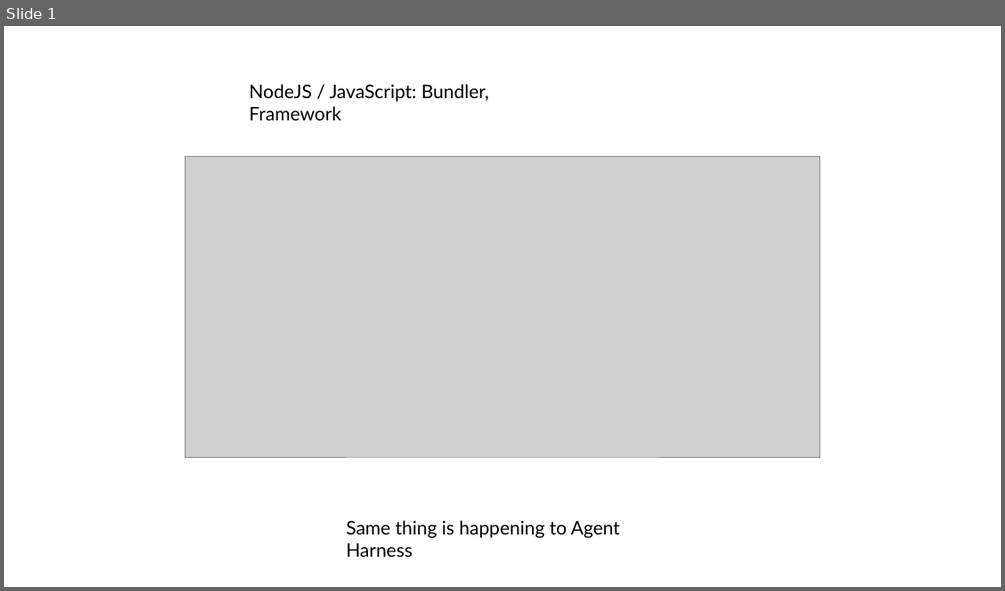
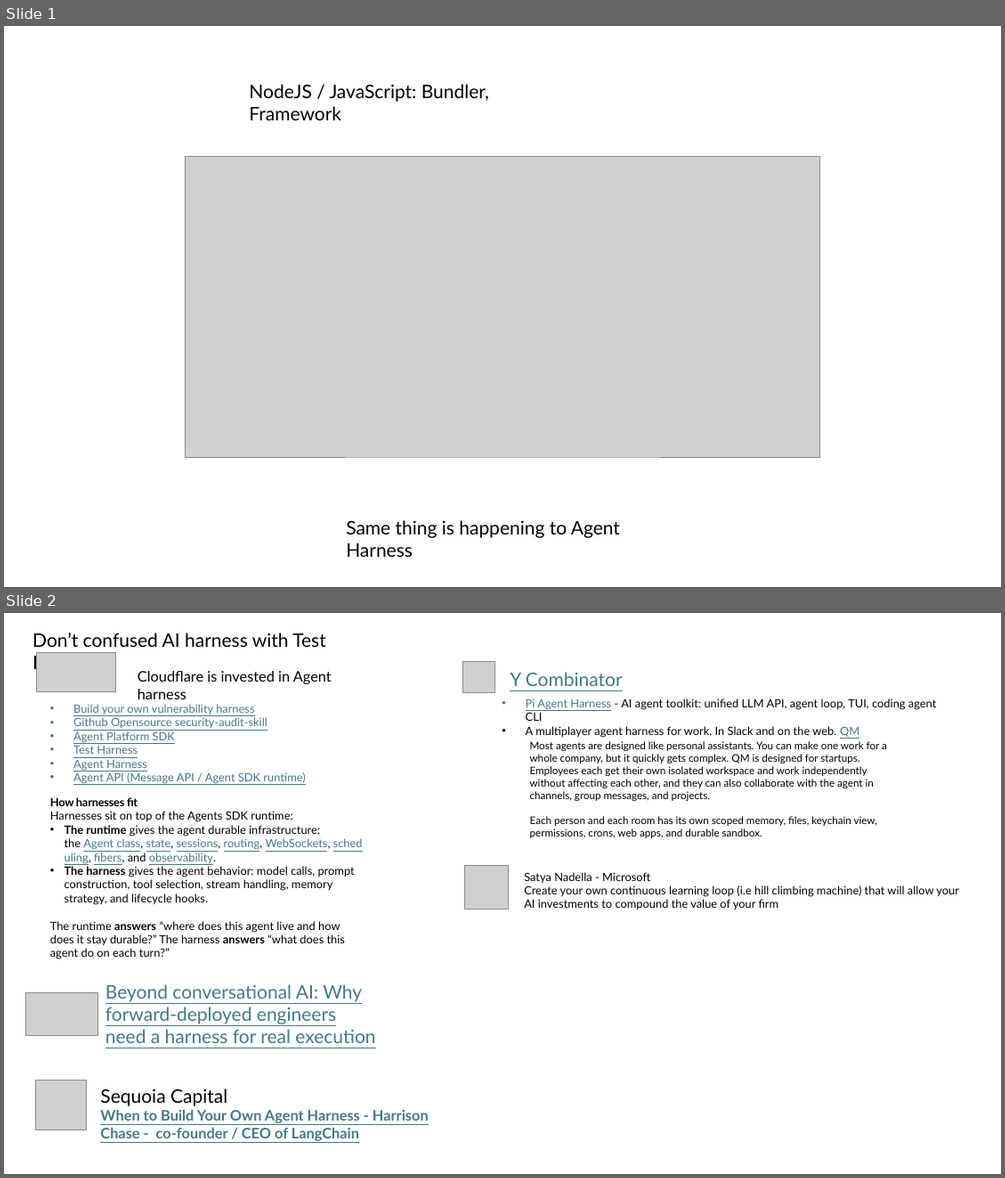
Before and after one commit to carlosmarte/knowledge-base-documentation, a slide deck: conference-presentations/agent-harness-sdks/LDE Agent SDK and Custom Agent Harness.pptx. Shown one above the other, each under a label of ours: slide 1 before the commit, slides 1 and 2 after it. The pictures are 1005x591 and 1005x1178 pixels, drawn with LibreOffice and Linux fonts; fonts in the diff are those of the drawing; grey boxes stand for pictures. Boxes give left, top, right and bottom in pixels: in the first picture for what was removed or moved away, otherwise in the second. Text is boxed around its words. In the diff, an @@ line names an element or a change of style, - is before the commit and + after.

```diff
--- a/conference-presentations/agent-harness-sdks/LDE Agent SDK and Custom Agent Harness.pptx
+++ b/conference-presentations/agent-harness-sdks/LDE Agent SDK and Custom Agent Harness.pptx
@@ slide 2 added at box(4, 613, 1001, 1174), background #FFFFFF @@
@@ text added at box(32, 633, 326, 674), 18 pt, text #000000 @@
+Don’t confused AI harness with Test Harness
@@ picture added at box(37, 653, 115, 691) @@
@@ picture added at box(463, 661, 494, 692) @@
@@ text added at box(138, 671, 332, 699), 14 pt, text #000000 @@
+Cloudflare is invested in Agent harness
@@ text added at box(510, 672, 623, 686), 18 pt, text #467886, underline @@
+Y Combinator
@@ text added at box(73, 704, 305, 784), 11 pt, text #467886, underline @@
+• Build your own vulnerability harness
+• Github Opensource security-audit-skill
+• Agent Platform SDK
+• Test Harness
+• Agent Harness
+• Agent API (Message API / Agent SDK runtime)
@@ text added at box(526, 698, 936, 738), 11 pt, text #000000 @@
+• Pi Agent Harness - AI agent toolkit: unified LLM API, agent loop, TUI, coding agent CLI
+• A multiplayer agent harness for work. In Slack and on the web. QM
@@ text added at box(530, 741, 887, 838), 10 pt, text #000000 @@
+Most agents are designed like personal assistants. You can make one work for a whole company, but it quickly gets complex. QM is designed for startups. Employees each get their own isolated workspace and work independently without affecting each other, and they can also collaborate with the agent in channels, group messages, and projects.
+Each person and each room has its own scoped memory, files, keychain view, permissions, crons, web apps, and durable sandbox.
@@ text added at box(50, 797, 355, 959), 11 pt, text #000000 @@
+How harnesses fit
+Harnesses sit on top of the Agents SDK runtime:
+• The runtime gives the agent durable infrastructure: the Agent class, state, sessions, routing, WebSockets, scheduling, fibers, and observability.
+• The harness gives the agent behavior: model calls, prompt construction, tool selection, stream handling, memory strategy, and lifecycle hooks.
+The runtime answers “where does this agent live and how does it stay durable?” The harness answers “what does this agent do on each turn?”
@@ picture added at box(465, 865, 509, 910) @@
@@ text added at box(524, 872, 959, 910), 11 pt, text #000000 @@
+Satya Nadella - Microsoft
+Create your own continuous learning loop (i.e hill climbing machine) that will allow your AI investments to compound the value of your firm
@@ text added at box(105, 984, 375, 1043), 18 pt, text #467886, underline @@
+Beyond conversational AI: Why forward-deployed engineers need a harness for real execution
@@ picture added at box(25, 993, 98, 1036) @@
@@ picture added at box(35, 1080, 86, 1130) @@
@@ text added at box(100, 1088, 429, 1141), 14 pt, text #467886, bold, underline @@
+Sequoia Capital
+When to Build Your Own Agent Harness - Harrison Chase - co-founder / CEO of LangChain
```
Also in this commit, not shown: 2 slides changed, 10 other slides added.
